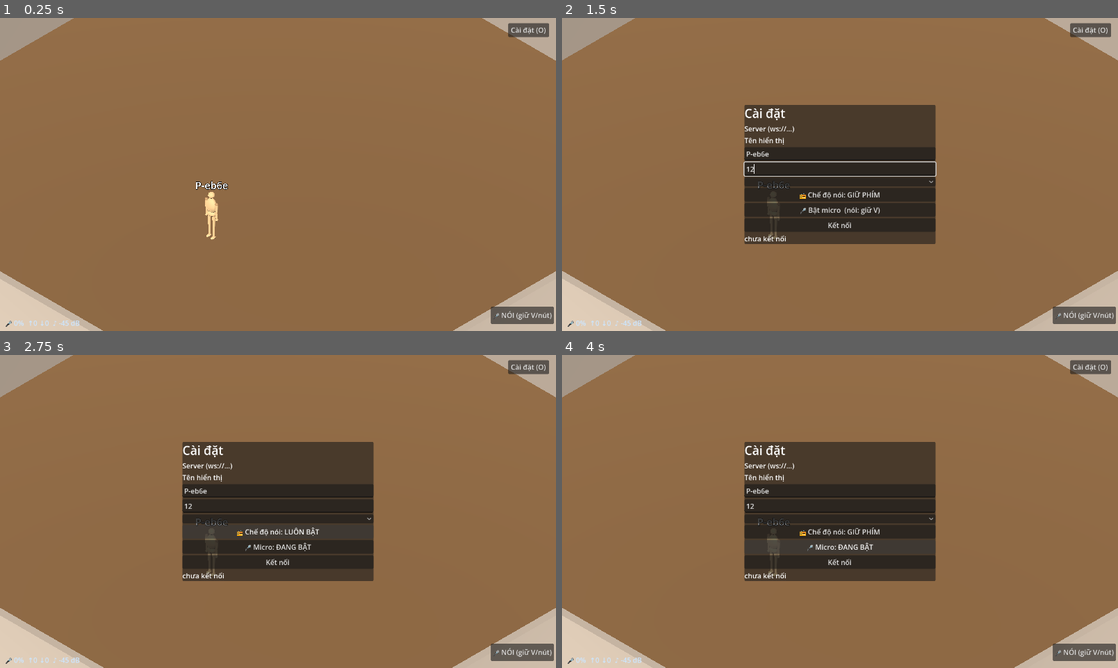
Above: before the commit, frames 1-4 (two rows, left to right).
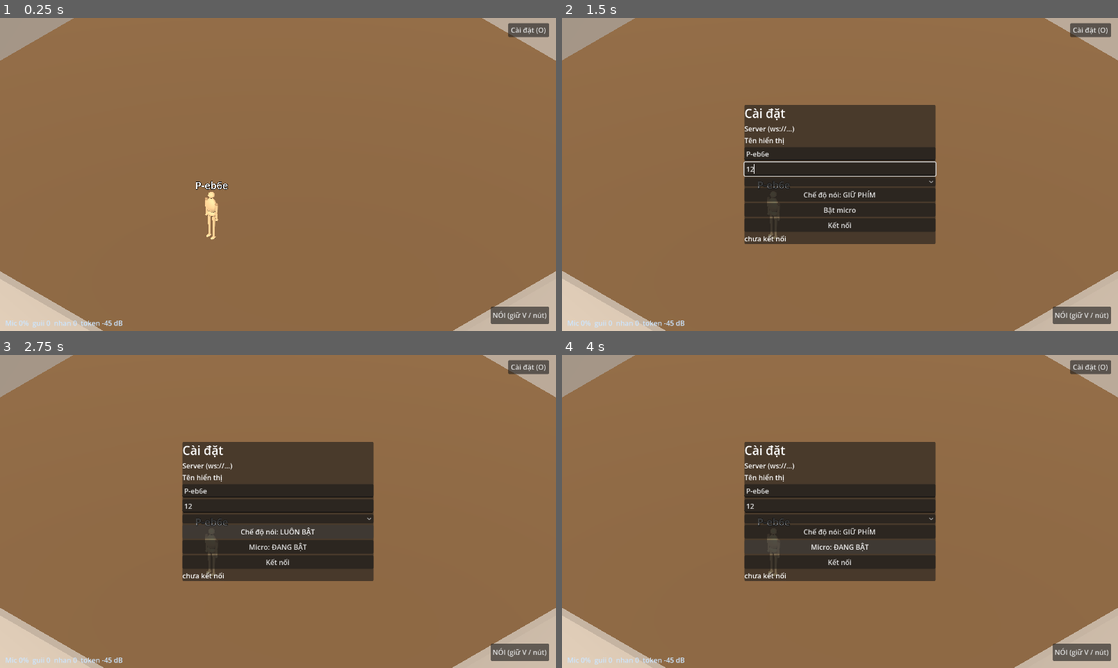
Above: after the commit, the same moments.

Repository: hieubqdsm/crime-in-clock-tower
Game: Godot game, scene res://scenes/main/Main.tscn
The game is run twice, just before and just after one commit, with the same random seed, the same clock (stepped at 60 frames per second) and the same inputs.
Inputs (mouse positions are in pixels of both pictures, inside the frame that each line leads up to):
- Up to frame 1 (0.25 s): no input
- Up to frame 2 (1.5 s): click "Cài đặt (O)" at 0.5 s; click (840, 168) at 1.27 s; type "12" at 1.35 s
- Up to frame 3 (2.75 s): click "📻 Chế độ nói: GIỮ PHÍM" (after the commit: "Chế độ nói: GIỮ PHÍM") at 2 s
- Up to frame 4 (4 s): click "📻 Chế độ nói: LUÔN BẬT" (after the commit: "Chế độ nói: LUÔN BẬT") at 2.75 s; click "🎤 Micro: ĐANG BẬT" (after the commit: "Micro: ĐANG BẬT") at 3.5 s

The runs differ from the first frame. In frame 1, 0.3% of the frame differs, in the area x 1-100%, y 92-99%; in frame 2, 0.6%; in frame 3, 0.6%, in the area x 1-100%, y 55-99%; in frame 4, 0.6%.
Error in both runs: Invalid call. Nonexistent function 'get_frames' in base 'AudioEffectCapture'. (res://scenes/net/voice_capture.gd:283)

Commit message:
UI: strip emoji glyphs (Godot default font renders them as tofu boxes) — plain text labels everywhere

Diff:
--- a/scenes/main/OptionsUI.tscn
+++ b/scenes/main/OptionsUI.tscn
@@ -28,7 +28,7 @@
 offset_top = -56.0
 offset_right = -16.0
 offset_bottom = -16.0
-text = "🎤 NÓI (giữ)"
+text = "NÓI (giữ V / nút)"
 
 [node name="Panel" type="PanelContainer" parent="."]
 anchors_preset = 8
@@ -76,11 +76,11 @@
 
 [node name="TalkModeBtn" type="Button" parent="Panel/VBox"]
 layout_mode = 2
-text = "📻 Chế độ nói: GIỮ PHÍM"
+text = "Chế độ nói: GIỮ PHÍM"
 
 [node name="MicBtn" type="Button" parent="Panel/VBox"]
 layout_mode = 2
-text = "🎤 Bật micro  (nói: giữ V)"
+text = "Bật micro"
 
 [node name="ConnectBtn" type="Button" parent="Panel/VBox"]
 layout_mode = 2
--- a/scenes/main/main.gd
+++ b/scenes/main/main.gd
@@ -61,7 +61,7 @@
 			if t.has_method("volume_db"):
 				near_vol = maxf(near_vol, t.volume_db())
 		if _dbg != null:
-			_dbg.text = "🎤 %d%%  ↑%d ↓%d  ♪ %+.0f dB" % [
+			_dbg.text = "Mic %d%%  guii %d  nhan %d  token %+.0f dB" % [
 				int(_voice.last_level * 100.0) if _voice != null else 0,
 				_net.voice_sent, _net.voice_recv, near_vol]
 	if OS.has_feature("web") and Engine.get_process_frames() % 10 == 0:
--- a/scenes/main/options_ui.gd
+++ b/scenes/main/options_ui.gd
@@ -79,7 +79,7 @@
 
 
 func set_mic_status(ok: bool) -> void:
-	_mic_btn.text = "🎤 Micro: ĐANG BẬT" if ok else "🎤 Bật micro  (nói: giữ V)"
+	_mic_btn.text = "Micro: ĐANG BẬT" if ok else "Bật micro"
 	_mic_btn.disabled = false
 
 
@@ -91,22 +91,22 @@
 
 func _on_talk_mode_pressed() -> void:
 	_open_mic = not _open_mic
-	_mode_btn.text = "📻 Chế độ nói: LUÔN BẬT" if _open_mic else "📻 Chế độ nói: GIỮ PHÍM"
+	_mode_btn.text = "Chế độ nói: LUÔN BẬT" if _open_mic else "Chế độ nói: GIỮ PHÍM"
 	talk_mode_changed.emit(_open_mic)
 
 
 func set_open_mic(v: bool) -> void:
 	_open_mic = v
-	_mode_btn.text = "📻 Chế độ nói: LUÔN BẬT" if _open_mic else "📻 Chế độ nói: GIỮ PHÍM"
+	_mode_btn.text = "Chế độ nói: LUÔN BẬT" if _open_mic else "Chế độ nói: GIỮ PHÍM"
 	_refresh_talk_btn()
 
 
 func _refresh_talk_btn() -> void:
 	if _transmitting:
-		_talk_btn.text = "🎤 ĐANG NÓI…"
+		_talk_btn.text = ">> ĐANG NÓI <<"
 		_talk_btn.modulate = Color(0.5, 1.0, 0.5)
 	else:
-		_talk_btn.text = "🎤 LIVE (nói tự động)" if _open_mic else "🎤 NÓI (giữ V/nút)"
+		_talk_btn.text = "LIVE — nói tự động" if _open_mic else "NÓI (giữ V / nút)"
 		_talk_btn.modulate = Color(1.0, 0.85, 0.5) if _open_mic else Color.WHITE
 
 
@@ -132,7 +132,7 @@
 
 func _on_mic_pressed() -> void:
 	_mic_btn.disabled = true
-	_mic_btn.text = "đang xin quyền micro…"
+	_mic_btn.text = "đang xin quyền micro..."
 	mic_toggle_requested.emit()
 
 
